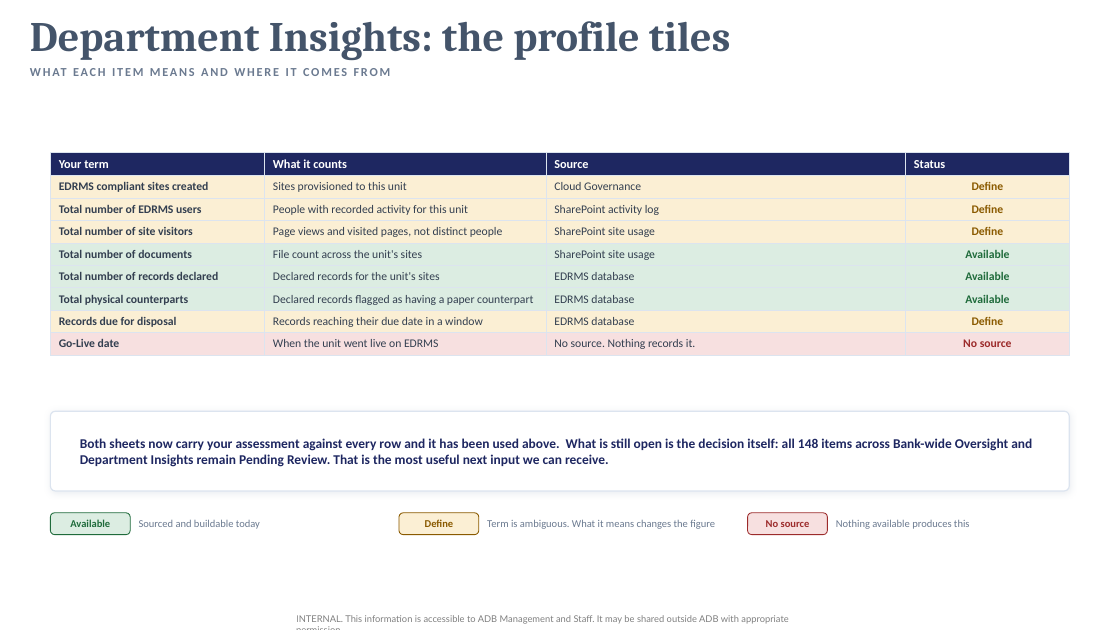
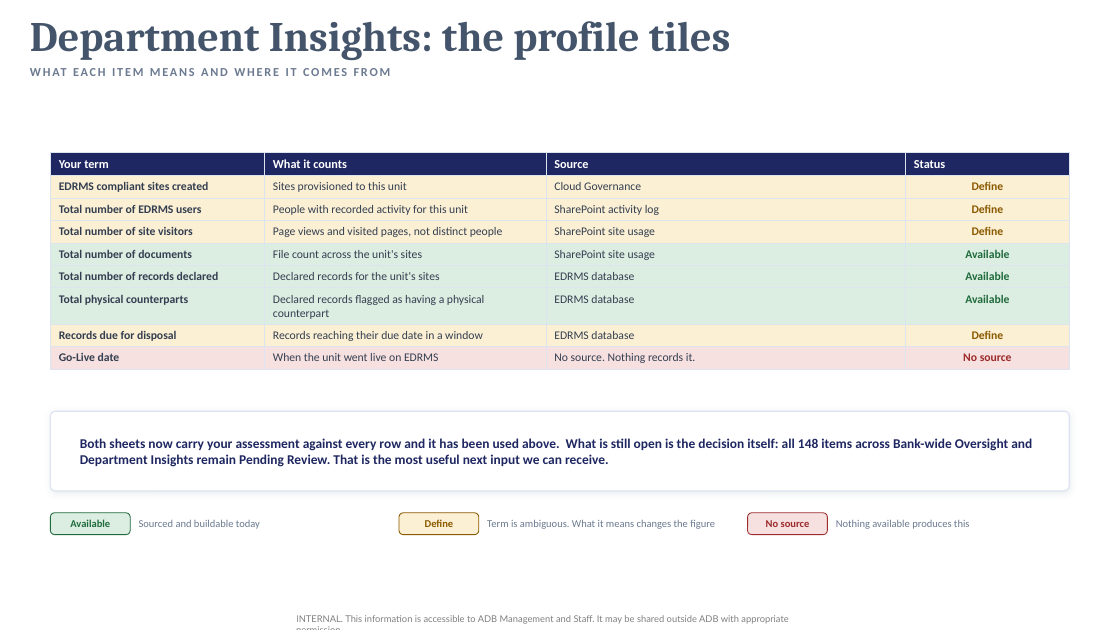
Before and after one commit to perezfiles01-droid/Jim, a slide deck: slide 10 of EDRMS_Util_Report_3.pptx. Drawn at 1120x630 pixels with LibreOffice and Linux fonts; fonts in the diff are those of the drawing; background and template pictures are left out. Boxes give left, top, right and bottom in pixels: in the first picture for what was removed or moved away, otherwise in the second. Text is boxed around its words. In the diff, an @@ line names an element or a change of style, - is before the commit and + after.

```diff
--- a/EDRMS_Util_Report_3.pptx
+++ b/EDRMS_Util_Report_3.pptx
@@ table at box(50, 152, 1070, 367) @@
-row 7, column 2: Declared records flagged as having a paper counterpart
+row 7, column 2: Declared records flagged as having a physical counterpart
```
Also in this commit, not shown: 2 other slides changed.
